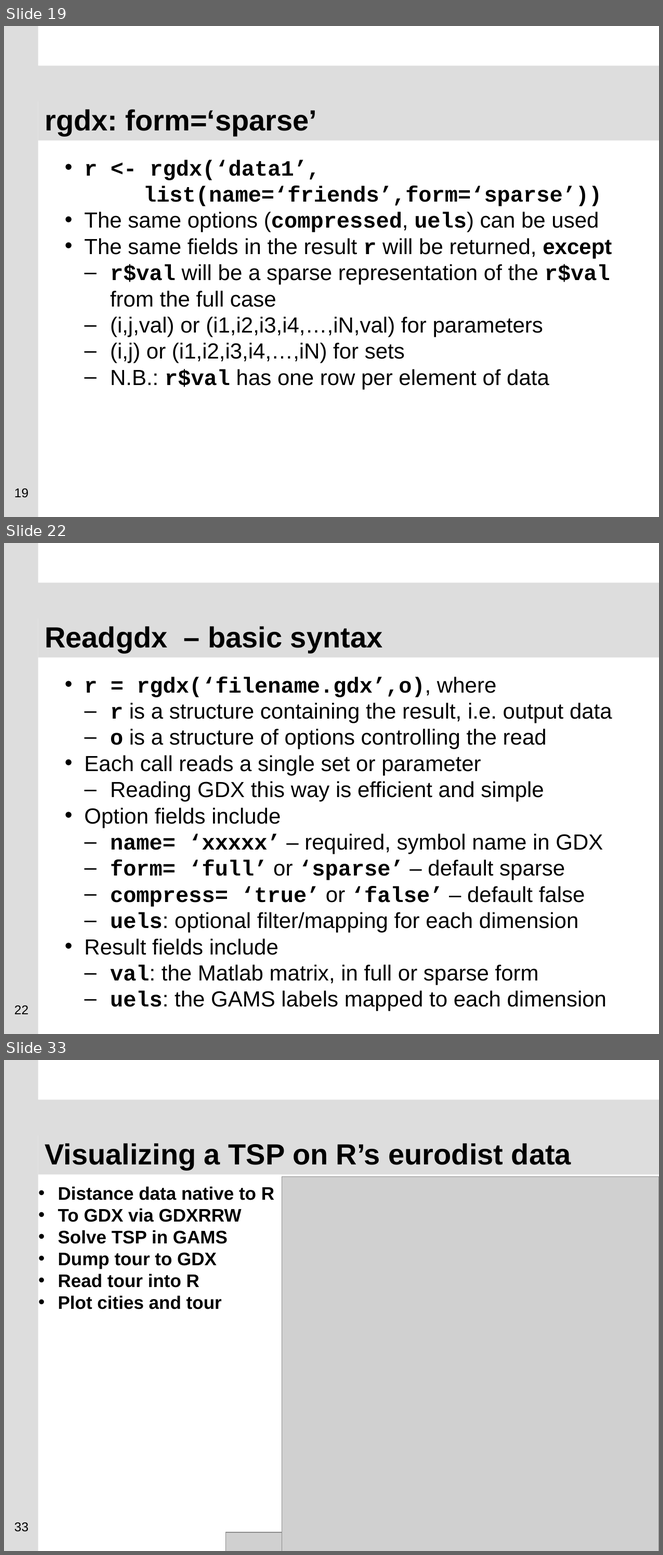
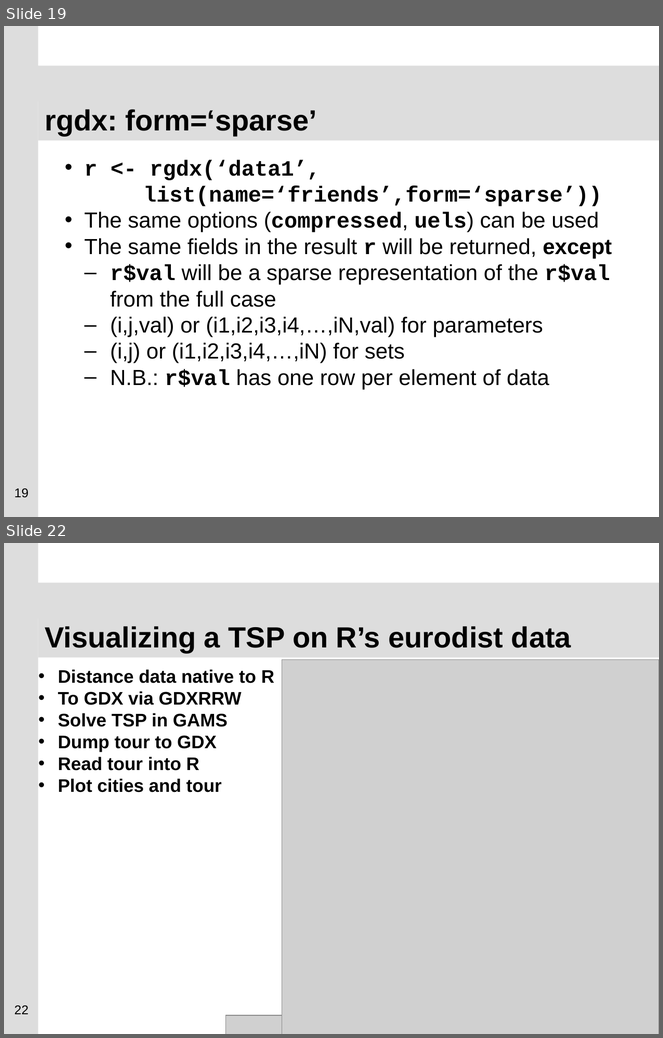
Before and after one commit to GAMS-dev/gdxrrw, a slide deck: sandbox/ISMP_Berlin_2012_GDXRRW.pptx. Shown one above the other, each under a label of ours: slides 19, 22 and 33 before the commit, slides 19 and 22 after it; the slides between them are not shown. The pictures are 663x1555 and 663x1038 pixels, drawn with LibreOffice and Linux fonts; fonts in the diff are those of the drawing; grey boxes stand for pictures; background and template pictures are left out. Boxes give left, top, right and bottom in pixels: in the first picture for what was removed or moved away, otherwise in the second. Text is boxed around its words. In the diff, an @@ line names an element or a change of style, - is before the commit and + after.

```diff
--- a/sandbox/ISMP_Berlin_2012_GDXRRW.pptx
+++ b/sandbox/ISMP_Berlin_2012_GDXRRW.pptx
@@ slide 22 removed at (4, 543, 659, 1034), background #FFFFFF; not listed: 2 template elements that a slide beside it also shows @@
@@ title removed at (38, 615, 659, 657) @@
-Readgdx – basic syntax
@@ text removed at (84, 677, 612, 1012) @@
-• r = rgdx(‘filename.gdx’,o), where
-  – r is a structure containing the result, i.e. output data
-  – o is a structure of options controlling the read
-• Each call reads a single set or parameter
-  – Reading GDX this way is efficient and simple
-• Option fields include
-  – name= ‘xxxxx’ – required, symbol name in GDX
-  – form= ‘full’ or ‘sparse’ – default sparse
-  – compress= ‘true’ or ‘false’ – default false
-  – uels: optional filter/mapping for each dimension
-• Result fields include
-  – val: the Matlab matrix, in full or sparse form
-  – uels: the GAMS labels mapped to each dimension
@@ page number removed at (14, 1006, 28, 1015) @@
-22
@@ what was slide 33 is now slide 22 @@
@@ page number at (14, 1006, 28, 1015): text changed @@
-33
+22
```
Also in this commit, not shown: 9 slides changed, 1 slide added, 10 other slides removed.
